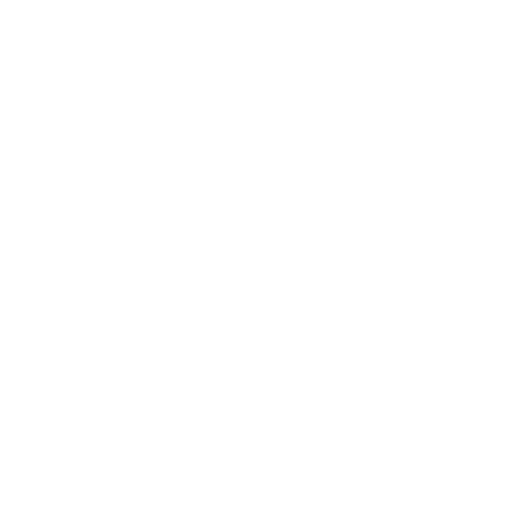
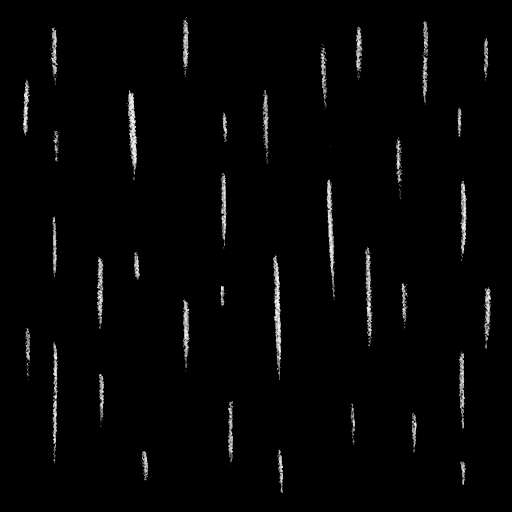
Before/after of a 512 × 512 layered artwork. What changed in the layer stack:
added layer "rain" above "volcano" over [left=23, top=17, right=491, bottom=493]
hid "lightning" over [left=114, top=12, right=372, bottom=507]
showed "Background" over [left=0, top=0, right=512, bottom=512]
